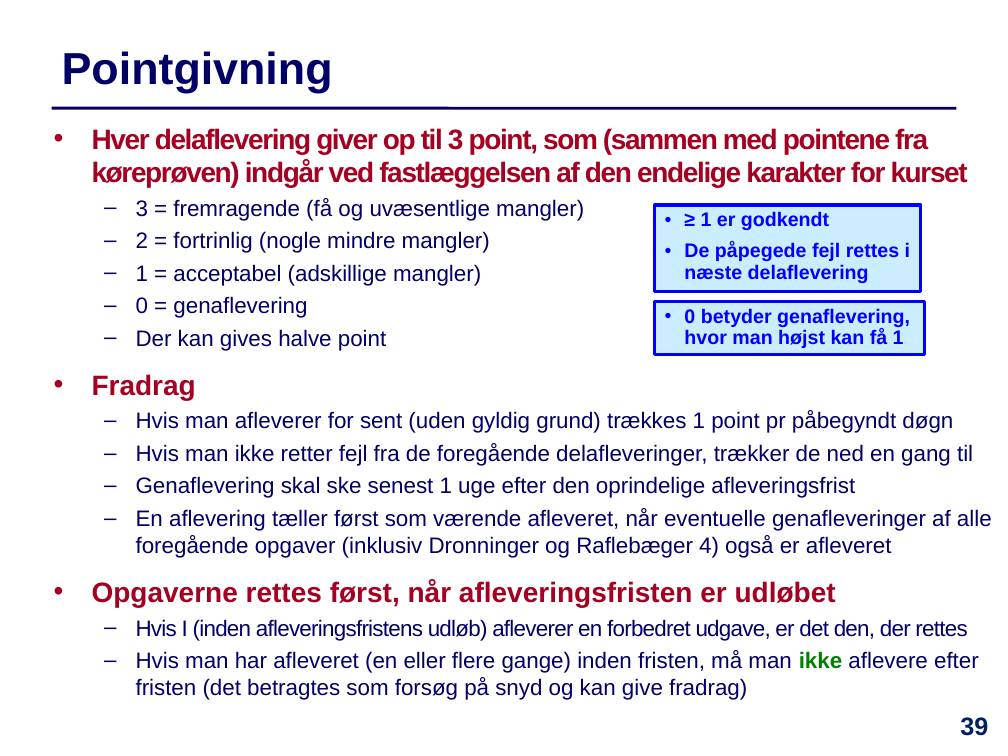
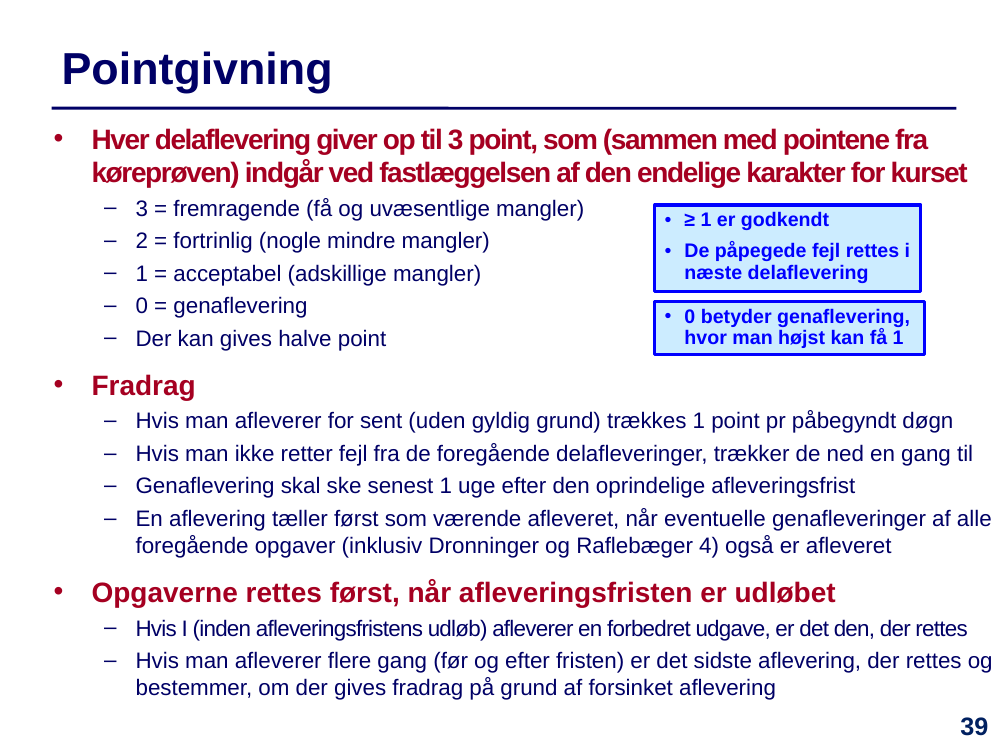
Before and after one commit to IntProgAU/Materiale, a slide deck: slide 39 of web/e24/uge_11/Slides-Uge11.pptx. Drawn at 1008x756 pixels with LibreOffice and Linux fonts; fonts in the diff are those of the drawing. Boxes give left, top, right and bottom in pixels: in the first picture for what was removed or moved away, otherwise in the second. Text is boxed around its words. In the diff, an @@ line names an element or a change of style, - is before the commit and + after.

```diff
--- a/web/e24/uge_11/Slides-Uge11.pptx
+++ b/web/e24/uge_11/Slides-Uge11.pptx
@@ text at (136, 651, 993, 700): text changed @@
-  – Hvis man har afleveret (en eller flere gange) inden fristen, må man ikke aflevere efter fristen (det betragtes som forsøg på snyd og kan give fradrag)
+  – Hvis man afleverer flere gang (før og efter fristen) er det sidste aflevering, der rettes og bestemmer, om der gives fradrag på grund af forsinket aflevering
```
Also in this commit, not shown: 1 other file.
